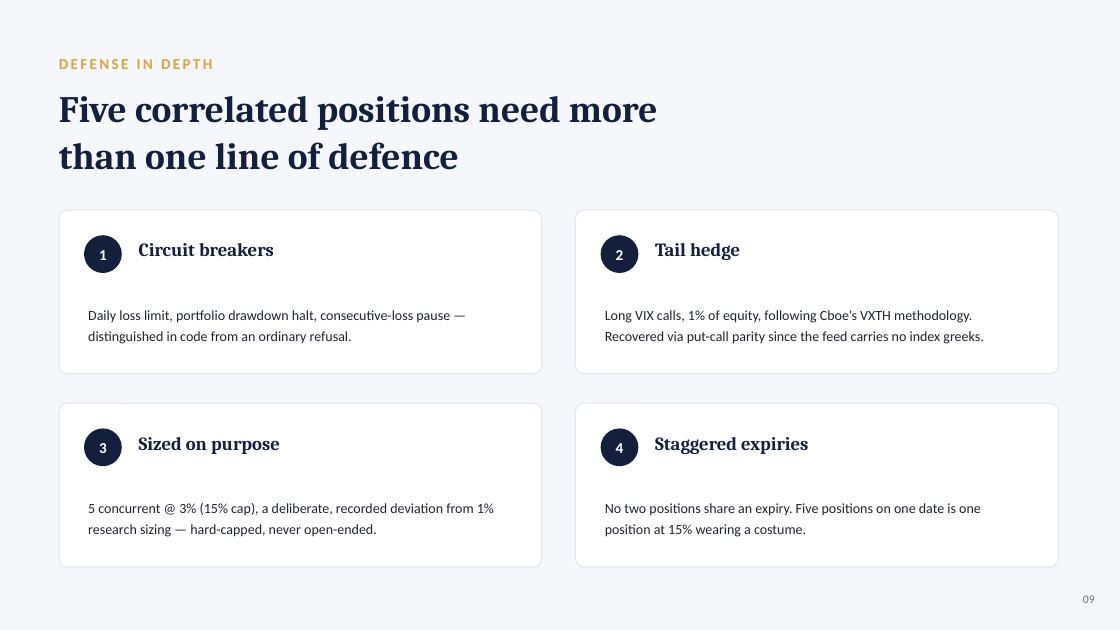
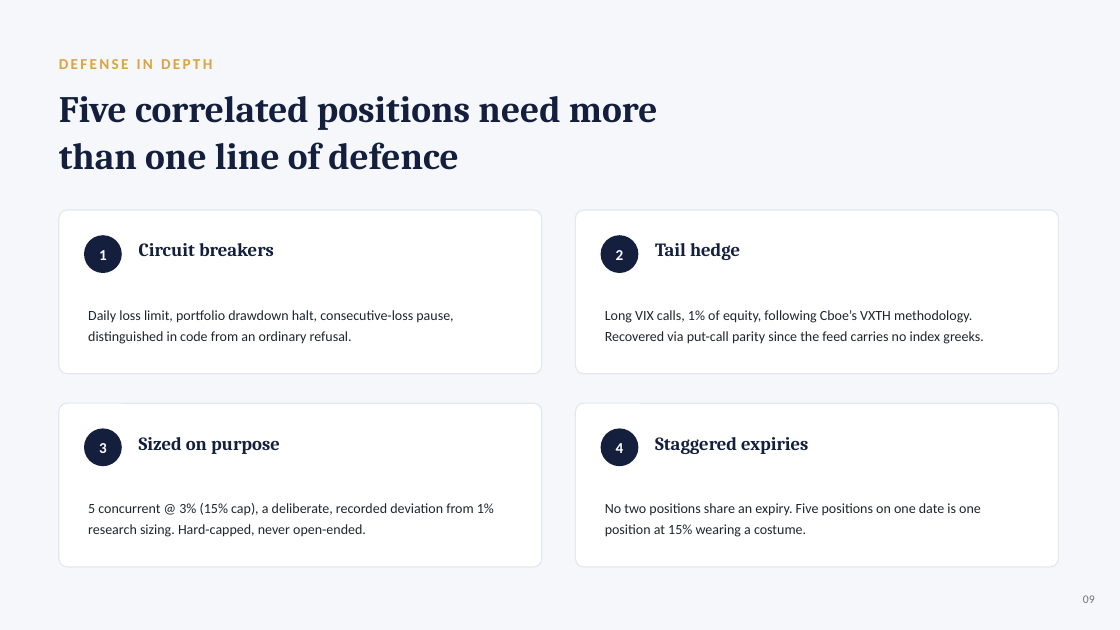
Before and after one commit to nilaymastaadmi/alpaca-hackathon, a slide deck: slide 9 of presentation/slides_draft.pptx. Drawn at 1120x630 pixels with LibreOffice and Linux fonts; fonts in the diff are those of the drawing. Boxes give left, top, right and bottom in pixels: in the first picture for what was removed or moved away, otherwise in the second. Text is boxed around its words. In the diff, an @@ line names an element or a change of style, - is before the commit and + after.

```diff
--- a/presentation/slides_draft.pptx
+++ b/presentation/slides_draft.pptx
@@ text at [88,310,453,344]: text changed @@
-Daily loss limit, portfolio drawdown halt, consecutive-loss pause — distinguished in code from an ordinary refusal.
+Daily loss limit, portfolio drawdown halt, consecutive-loss pause, distinguished in code from an ordinary refusal.
@@ text at [88,503,494,537]: text changed @@
-5 concurrent @ 3% (15% cap), a deliberate, recorded deviation from 1% research sizing — hard-capped, never open-ended.
+5 concurrent @ 3% (15% cap), a deliberate, recorded deviation from 1% research sizing. Hard-capped, never open-ended.
```
Also in this commit, not shown: 13 other slides changed, 2 other files.
